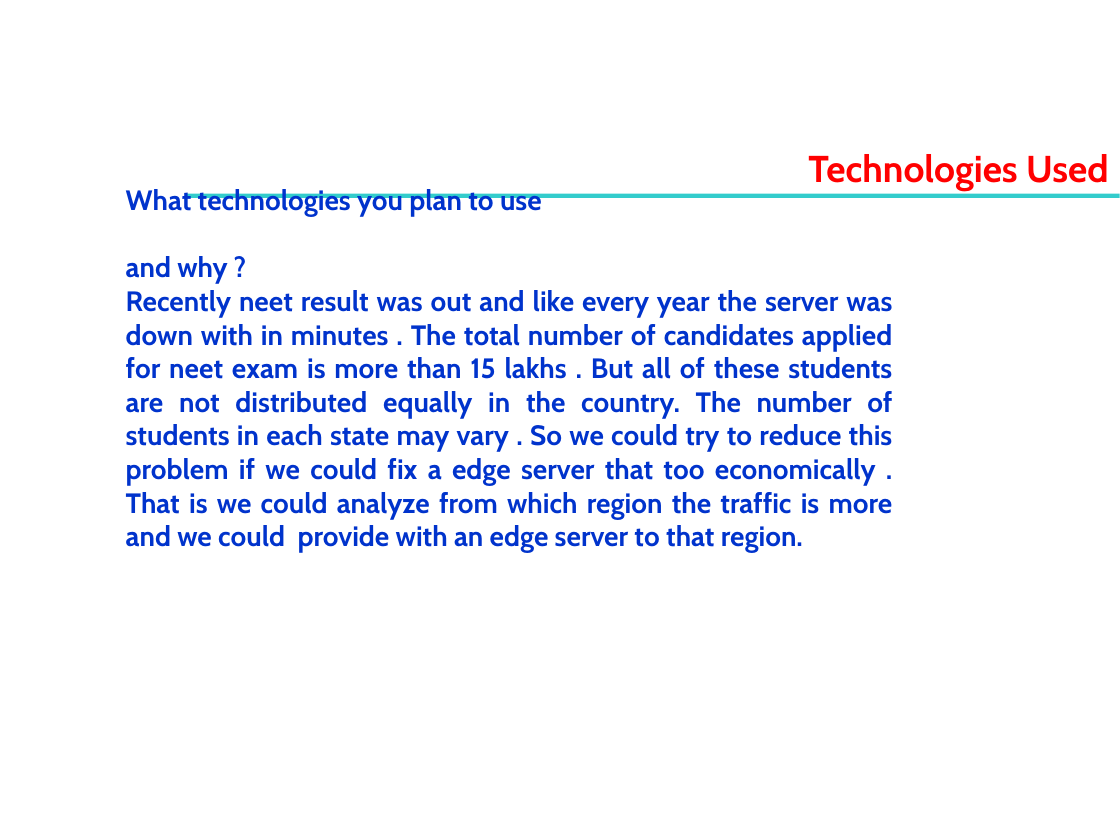
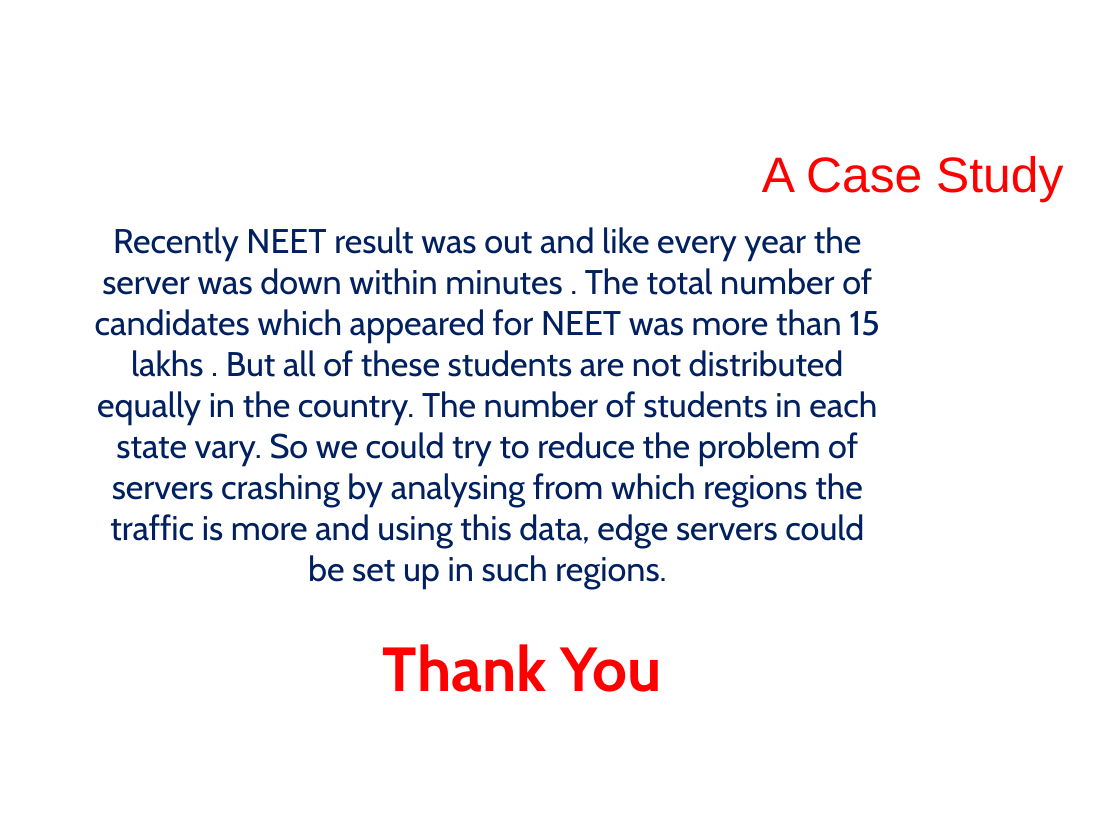
Before and after one commit to QuantumBoy-729/Wireshark-Diagnostics, a slide deck: slide 8 of Special Topic - Mini-Review 2 - Project Progress - Aug - Dec 2020 (2).pptx (slide 6 before the commit). Drawn at 1120x840 pixels with LibreOffice and Linux fonts; fonts in the diff are those of the drawing; background and template pictures are left out. Boxes give left, top, right and bottom in pixels: in the first picture for what was removed or moved away, otherwise in the second. Text is boxed around its words. In the diff, an @@ line names an element or a change of style, - is before the commit and + after.

```diff
--- a/Special Topic - Mini-Review 2 - Project Progress - Aug - Dec 2020 (2).pptx
+++ b/Special Topic - Mini-Review 2 - Project Progress - Aug - Dec 2020 (2).pptx
@@ title added at (762,156,1063,202), 32 pt, text #FF0000 @@
+A Case Study
@@ text removed at (808,154,1109,191) @@
-Technologies Used
@@ rectangle removed at (187,194,1120,198) @@
@@ text "Recently NEET result was out ..." at (95,227,880,692): vertical alignment middle to top @@
@@ text at (95,227,880,692): text changed; size 18 to 22 pt; text colour #0033CC to #002060; bold off @@
-What technologies you plan to use
-and why ?
-Recently neet result was out and like every year the server was down with in minutes . The total number of candidates applied for neet exam is more than 15 lakhs . But all of these students are not distributed equally in the country. The number of students in each state may vary . So we could try to reduce this problem if we could fix a edge server that too economically . That is we could analyze from which region the traffic is more and we could provide with an edge server to that region.
+Recently NEET result was out and like every year the server was down within minutes . The total number of candidates which appeared for NEET was more than 15 lakhs . But all of these students are not distributed equally in the country. The number of students in each state vary. So we could try to reduce the problem of servers crashing by analysing from which regions the traffic is more and using this data, edge servers could be set up in such regions.
+Thank You
```
Also in this commit, not shown: 5 other slides changed, 2 slides added, 2 slides removed.
